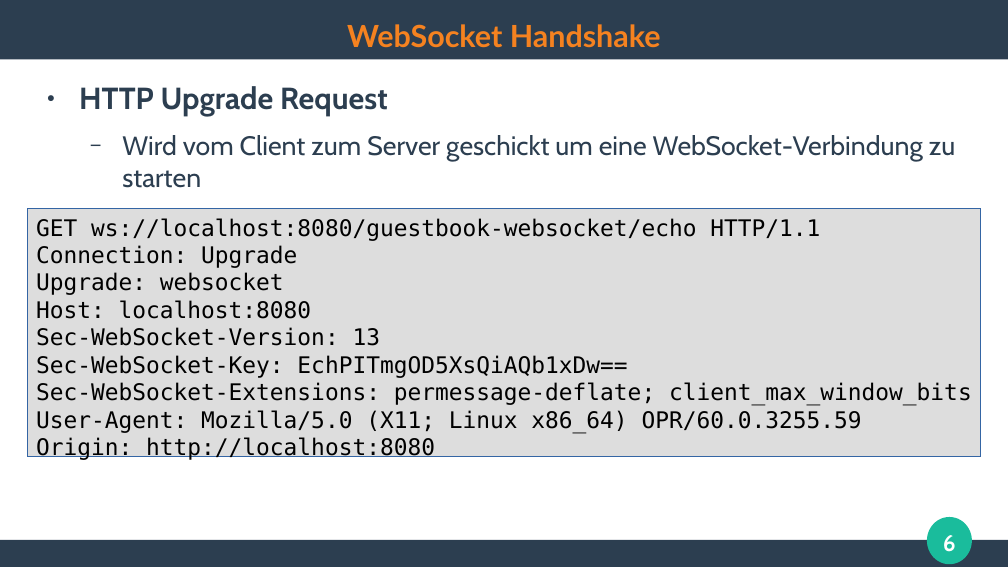
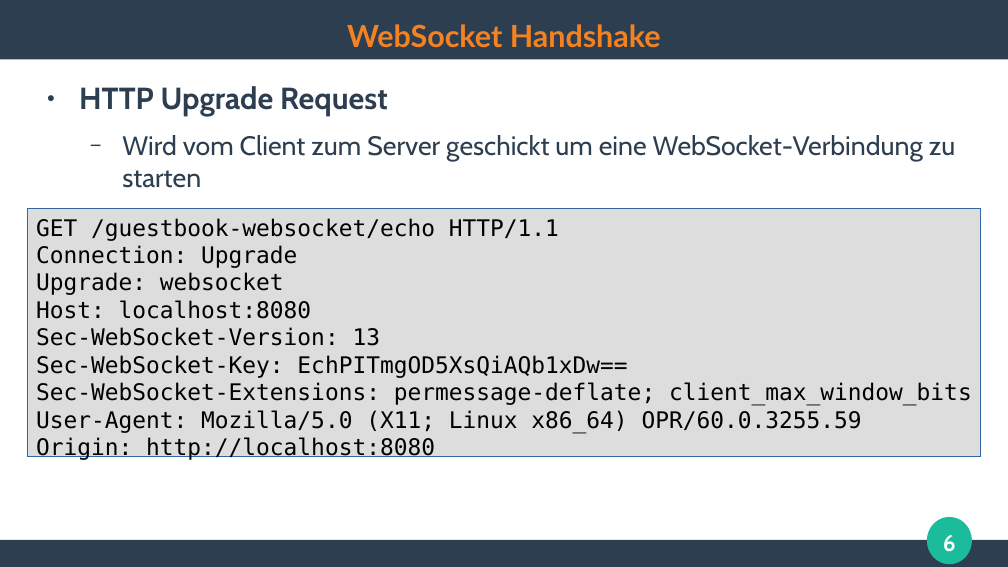
Before and after one commit to ghandmann/HS-AlbSig-WebAnwendungen2, a slide deck: slide 6 of Kapitel/08_WebSockets.odp. Drawn at 1008x567 pixels with LibreOffice and Linux fonts; fonts in the diff are those of the drawing. Boxes give left, top, right and bottom in pixels: in the first picture for what was removed or moved away, otherwise in the second. Text is boxed around its words. In the diff, an @@ line names an element or a change of style, - is before the commit and + after.

Commit message:
fix typos

```diff
--- a/Kapitel/08_WebSockets.odp
+++ b/Kapitel/08_WebSockets.odp
@@ text in rectangle at (x1=36, y1=218, x2=559, y2=241): text changed @@
-GET ws://localhost:8080/guestbook-websocket/echo HTTP/1.1
+GET /guestbook-websocket/echo HTTP/1.1
```
